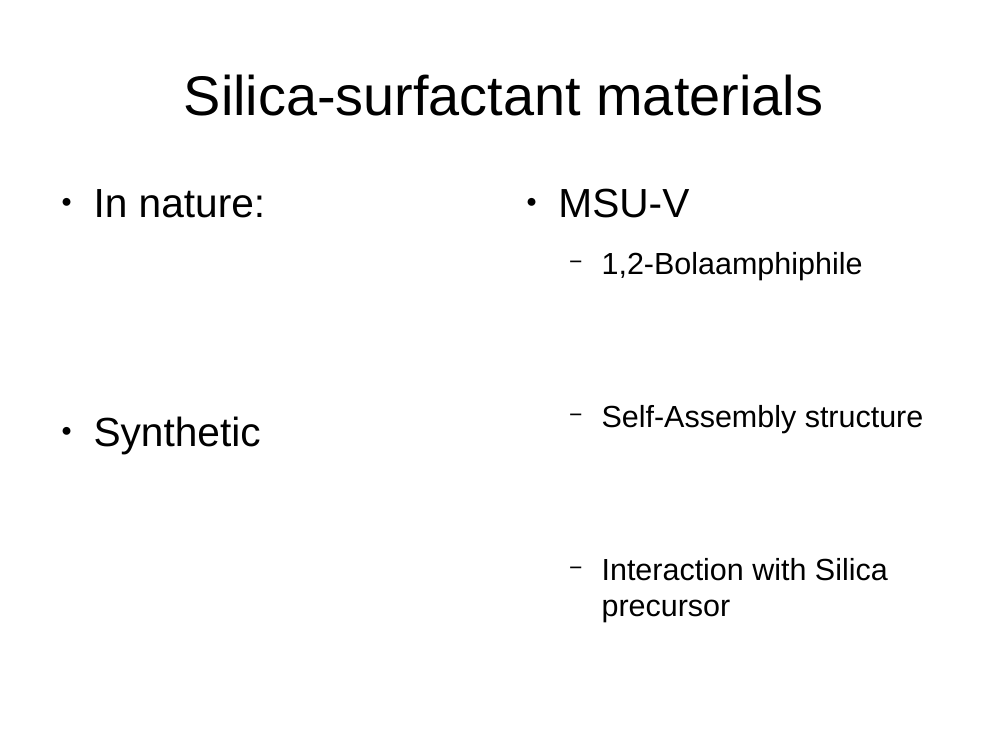
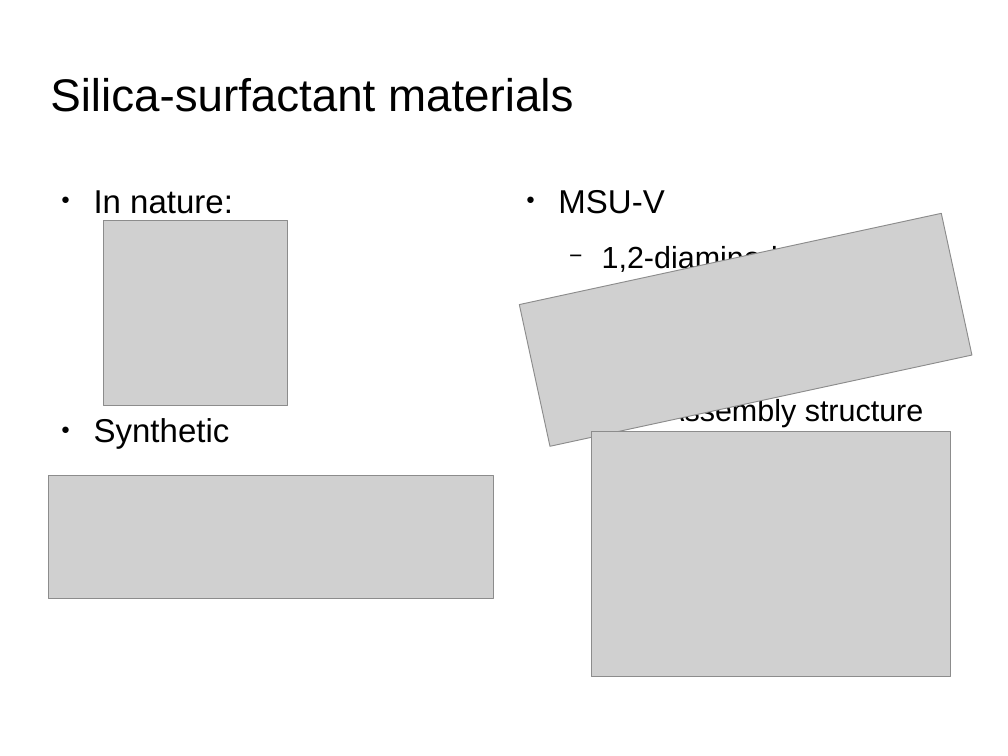
Before and after one commit to acnz/summer-prj, a slide deck: slide 3 of Slides.odp (slide 2 before the commit). Drawn at 1008x756 pixels with LibreOffice and Linux fonts; fonts in the diff are those of the drawing; grey boxes stand for pictures; background and template pictures are left out. Boxes give left, top, right and bottom in pixels: in the first picture for what was removed or moved away, otherwise in the second. Text is boxed around its words. In the diff, an @@ line names an element or a change of style, - is before the commit and + after.

```diff
--- a/Slides.odp
+++ b/Slides.odp
@@ title "Silica-surfactant materials": place and size @@
-title "Silica-surfactant materials" at (184,74,823,116)
+title "Silica-surfactant materials" at (50,78,573,112)
@@ title "Silica-surfactant materials" at (50,78,573,112): size 44 to 36 pt; alignment centre to left @@
@@ text "In nature:" at (94,190,233,214): size 32 to 26 pt @@
@@ text at (558,190,664,214): size 32 to 26 pt in "MSU-V" @@
@@ picture added at (103,220,288,406) @@
@@ picture added at (520,214,972,447) @@
@@ text at (602,244,895,274): text changed @@
-  − 1,2-Bolaamphiphile
+  − 1,2-diaminododecane
@@ text "Synthetic" at (94,418,230,448): size 32 to 26 pt @@
@@ picture added at (592,432,951,677) @@
@@ picture added at (48,476,494,599) @@
@@ text at (602,558,888,622): paragraph removed @@
-  − Interaction with Silica precursor
```
Also in this commit, not shown: 9 other slides changed, 1 slide added, 4 other files.
